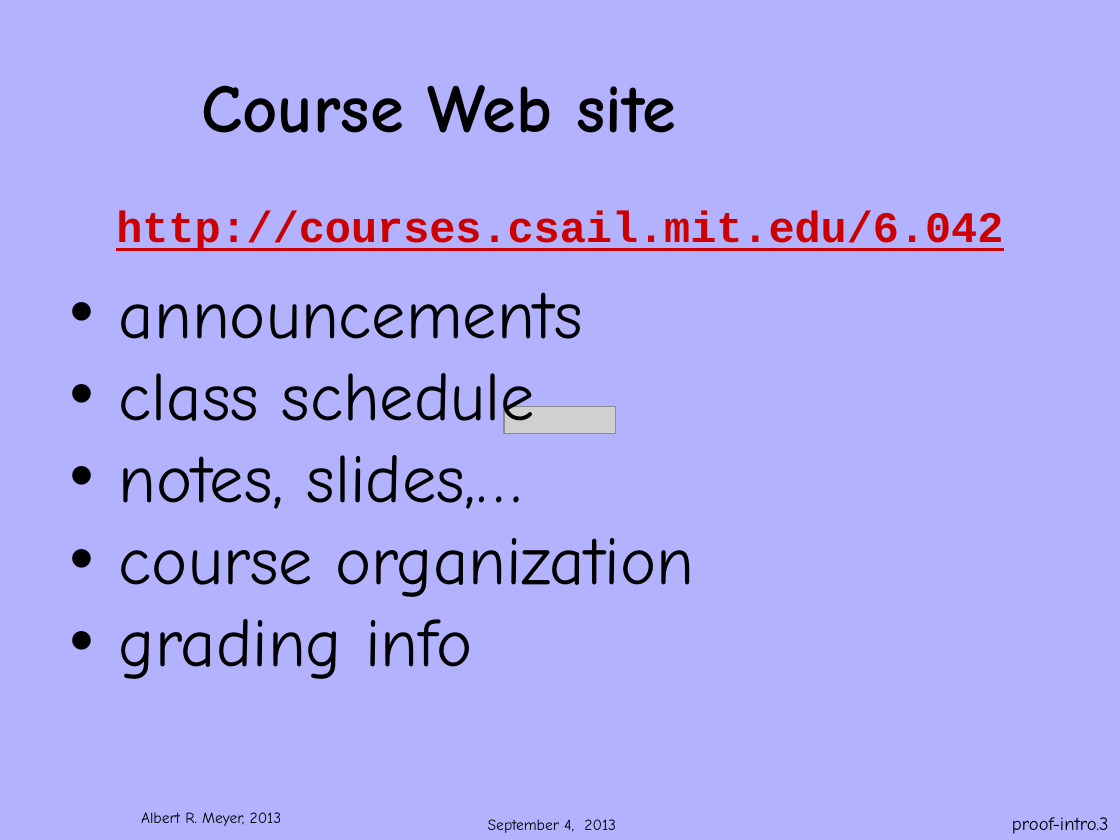
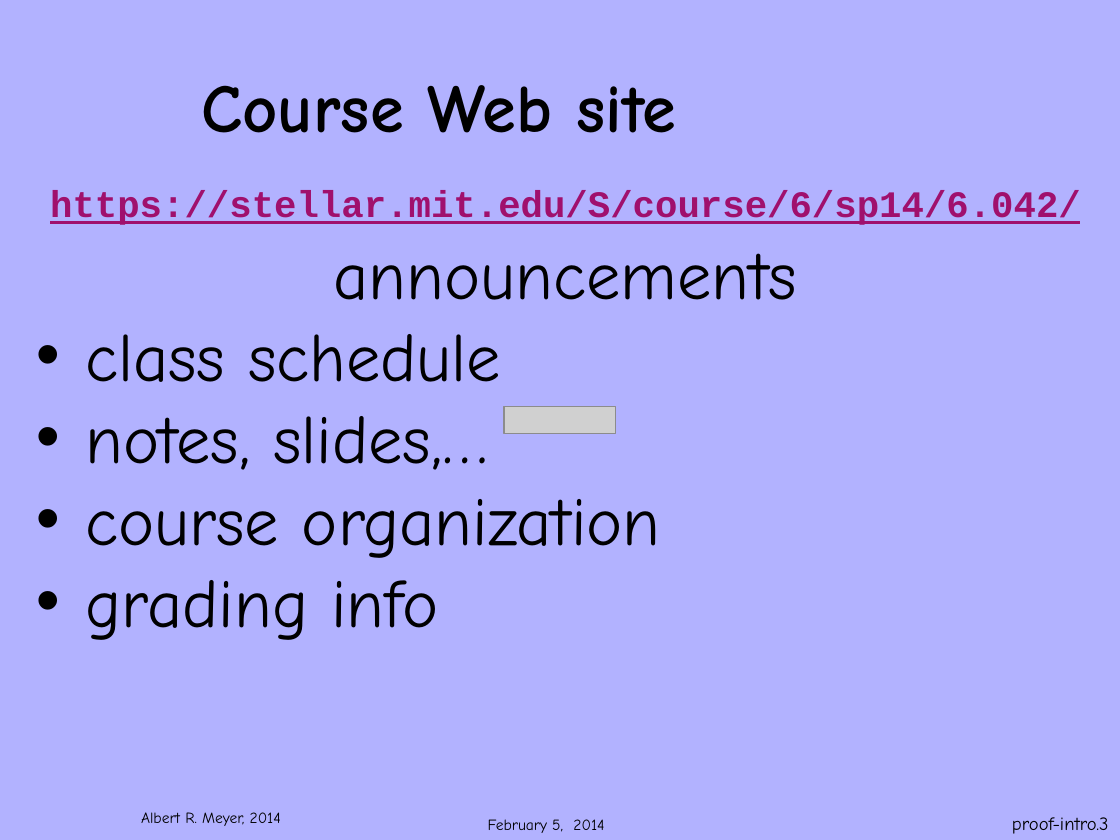
Before and after one commit to armeyer/mcs_web, a slide deck: slide 3 of spring14/slidesS14/6042S14welcome.pptx. Drawn at 1120x840 pixels with LibreOffice and Linux fonts; fonts in the diff are those of the drawing; grey boxes stand for pictures; background and template pictures are left out. Boxes give left, top, right and bottom in pixels: in the first picture for what was removed or moved away, otherwise in the second. Text is boxed around its words. In the diff, an @@ line names an element or a change of style, - is before the commit and + after.

```diff
--- a/spring14/slidesS14/6042S14welcome.pptx
+++ b/spring14/slidesS14/6042S14welcome.pptx
@@ text "https://stellar.mit.edu/S/course/6/sp14/6.042/ announcements" moved from (x1=116, y1=210, x2=1003, y2=679) to (x1=50, y1=190, x2=1081, y2=640) @@
@@ text at (x1=50, y1=190, x2=1081, y2=300): text changed; size 28 to 24 pt; text colour #CC0000 to #A0106D @@
-http://courses.csail.mit.edu/6.042
-• announcements
+https://stellar.mit.edu/S/course/6/sp14/6.042/ announcements
@@ text at (x1=141, y1=812, x2=281, y2=826): text changed @@
-Albert R. Meyer, 2013
+Albert R. Meyer, 2014
@@ text at (x1=488, y1=819, x2=604, y2=833): text changed @@
-September 4, 2013
+February 5, 2014
```
Also in this commit, not shown: 32 other slides changed, 2 other files.
